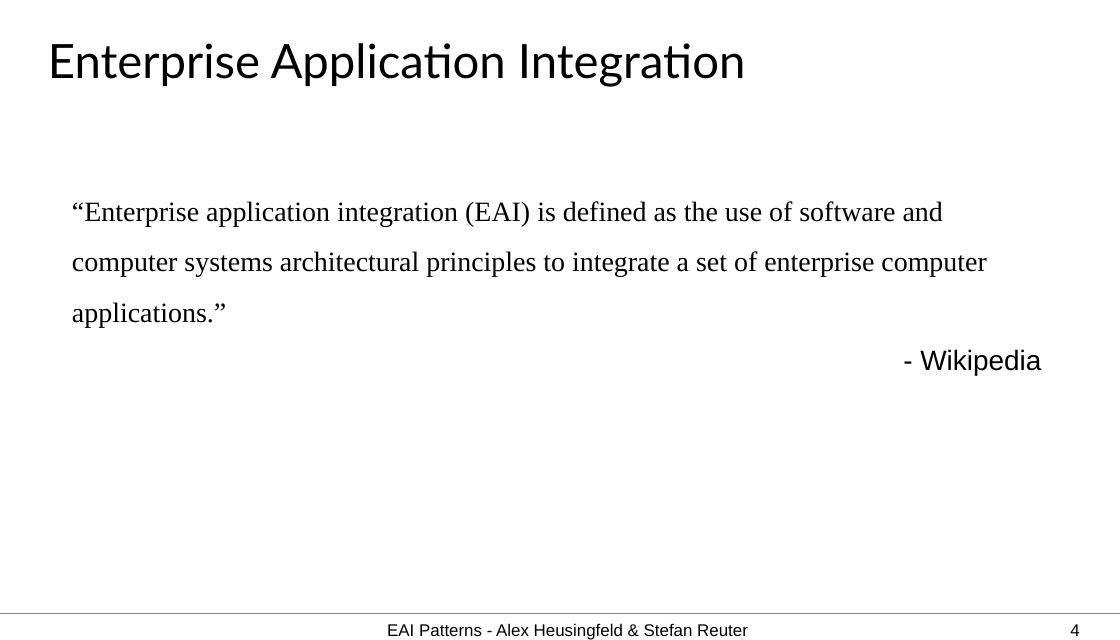
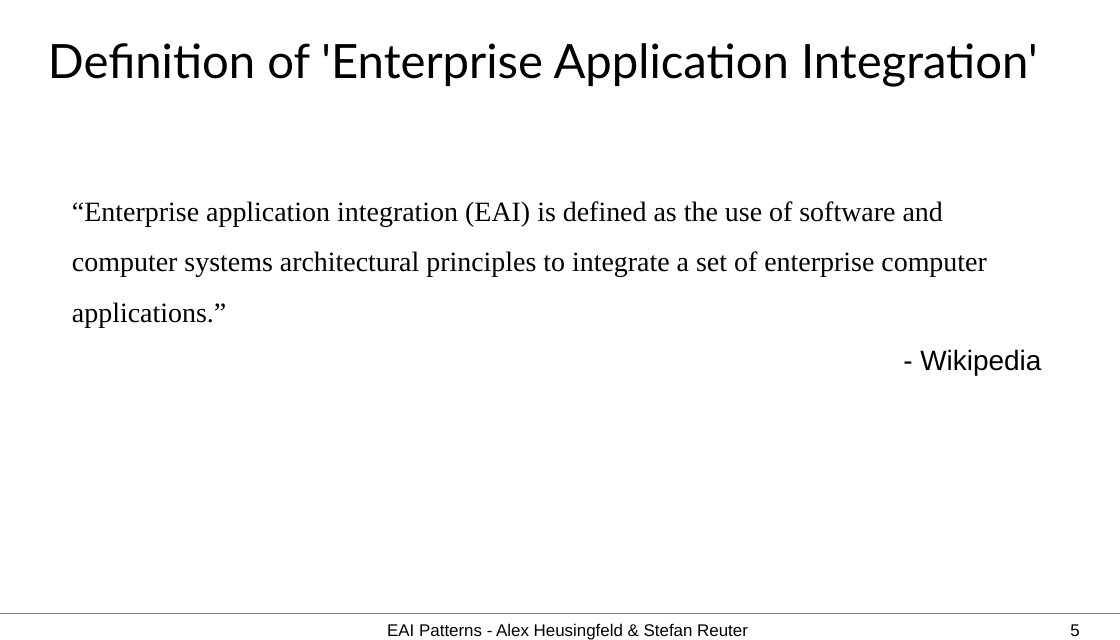
Before and after one commit to aheusingfeld/javaone2012, a slide deck: slide 5 of slides/eai-slides.odp (slide 4 before the commit). Drawn at 1120x640 pixels with LibreOffice and Linux fonts; fonts in the diff are those of the drawing. Boxes give left, top, right and bottom in pixels: in the first picture for what was removed or moved away, otherwise in the second. Text is boxed around its words. In the diff, an @@ line names an element or a change of style, - is before the commit and + after.

```diff
--- a/slides/eai-slides.odp
+++ b/slides/eai-slides.odp
@@ title at (48,43,1038,87): text changed @@
-Enterprise Application Integration
+Definition of 'Enterprise Application Integration'
@@ page number at (1070,624,1079,636): text changed @@
-4
+5
```
Also in this commit, not shown: 6 other slides changed, 3 slides added, 1 slide removed.
